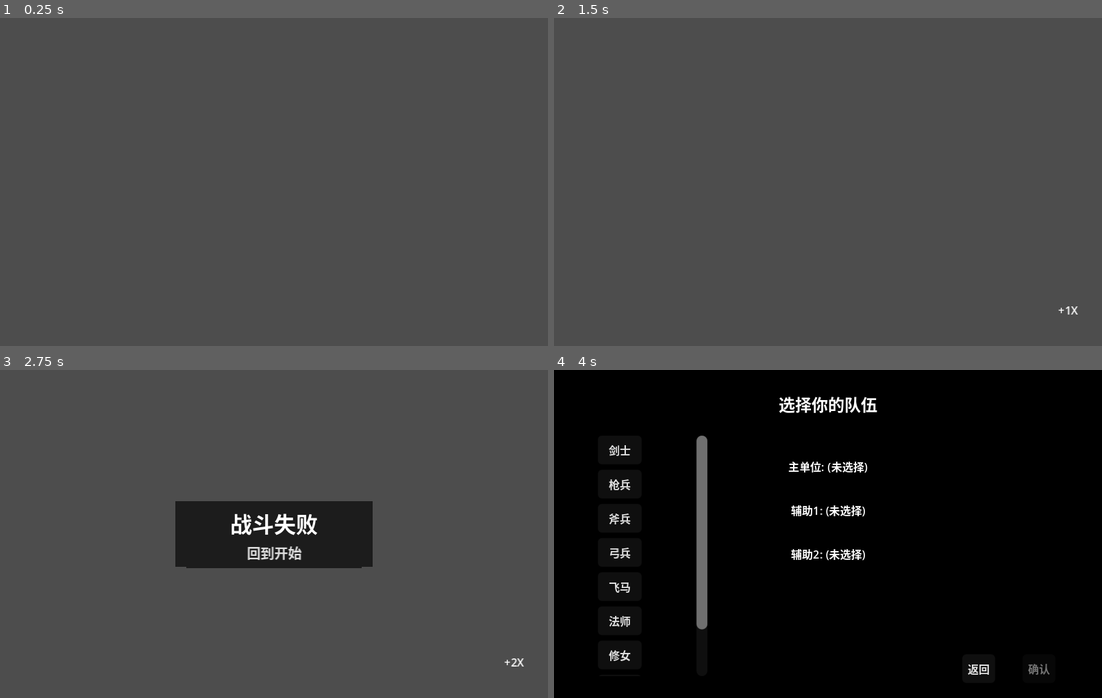
Above: before the commit, frames 1-4 (two rows, left to right).
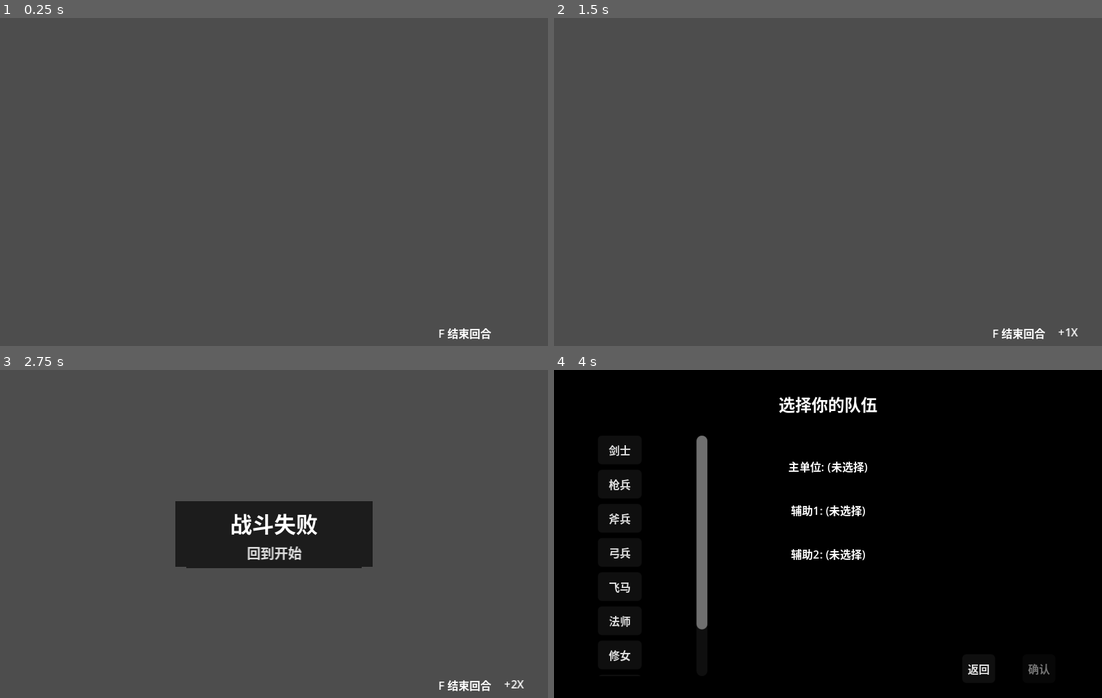
Above: after the commit, the same moments.

Repository: ZhuXilin/Dev_Project_260730
Game: Godot game, scene res://content/scenes/levels/Battlefield.tscn
Two runs of this game, one before a commit and one after it. Both use one fixed random seed, a clock stepped at 60 frames per second and the inputs below. This scene is started directly instead of the project's main scene. Sound files missing from this copy of the repository are replaced by a short silence.
Inputs (mouse positions are in pixels of both pictures, inside the frame that each line leads up to):
- Up to frame 1 (0.25 s): no input
- Up to frame 2 (1.5 s): tap Enter at 0.5 s; move the mouse to (948, 165) at 0.52 s; hold Up 0.53-1.25 s; tap F at 0.6 s; click (948, 165) at 0.67 s; tap 8 at 0.8 s; tap Space at 1.25 s; drag from (718, 198) to (800, 247) at 1.27 s
- Up to frame 3 (2.75 s): tap Enter at 2 s; move the mouse to (328, 461) at 2.02 s; hold Up from 2.03 s (still down); tap 0 at 2.1 s; tap F at 2.3 s
- Up to frame 4 (4 s): release Up at 2.75 s; click "回到开始" at 2.75 s; click "开始游戏" at 3.5 s

The runs differ from the first frame. In frame 1, 0.2% of the frame differs, in the area x 80-90%, y 94-98%; in frame 2, 0.2%; in frame 3, 0.3%, in the area x 80-96%, y 87-98%; in frame 4, less than 0.1%.
Error before the commit: Invalid access to property or key 'unit_configs' on a base object of type 'Resource (MapData)'. (res://function/script/Battlefield.gd:650)
Error after the commit: Invalid access to property or key 'unit_configs' on a base object of type 'Resource (MapData)'. (res://function/script/Battlefield.gd:657)

Commit message:
Edit end turn hot key function

Diff:
--- a/content/scenes/levels/Battlefield.tscn
+++ b/content/scenes/levels/Battlefield.tscn
@@ -63,9 +63,8 @@
 anchor_right = 1.0
 anchor_bottom = 1.0
 offset_left = 368.0
-offset_top = 208.0
+offset_top = 224.0
 offset_right = -16.0
-offset_bottom = -16.0
 theme_override_font_sizes/font_size = 8
 
 [node name="ActionMenu" type="CanvasLayer" parent="." unique_id=1162718456]
@@ -340,6 +339,17 @@
 theme_override_font_sizes/font_size = 8
 text = "回到主界面"
 
+[node name="EndTurnLayer" type="CanvasLayer" parent="." unique_id=723450893]
+layer = 20
+
+[node name="EndTurnButton" type="Label" parent="EndTurnLayer" unique_id=1136768032]
+offset_left = 320.0
+offset_top = 224.0
+offset_right = 352.0
+offset_bottom = 240.0
+theme_override_font_sizes/font_size = 8
+text = "结束"
+
 [node name="TurnLayer" type="CanvasLayer" parent="." unique_id=414127022]
 
 [node name="TurnRect" type="ColorRect" parent="TurnLayer" unique_id=1849213825]
--- a/content/scenes/maps/Level01.tscn
+++ b/content/scenes/maps/Level01.tscn
@@ -121,7 +121,7 @@
 metadata/_custom_type_script = "uid://cjvddjaj43chx"
 
 [node name="SpawnPoint_2" type="Node2D" parent="." unique_id=648614962]
-position = Vector2(303, 144)
+position = Vector2(304, 144)
 script = ExtResource("2_660gu")
 placement_mode = 1
 spawn_index = 2
--- a/function/script/Battlefield.gd
+++ b/function/script/Battlefield.gd
@@ -41,6 +41,7 @@
 @onready var item_list_panel : PanelContainer = $SettingLayer/ItemListPanel
 @onready var item_list_container : VBoxContainer = $SettingLayer/ItemListPanel/ItemListContainer
 @onready var item_action_panel : CanvasLayer = $ItemActionPanel
+@onready var end_turn_button: Label = $EndTurnLayer/EndTurnButton
 
 # ---- 常量 ----
 const CELL_SIZE : int = 16
@@ -118,6 +119,11 @@
 	setting_btn.pressed.connect(_on_setting_btn_pressed)
 	equip_btn.pressed.connect(_on_equip_btn_pressed)
 	item_list_btn.pressed.connect(_on_item_list_btn_pressed)
+	setting_end_turn_btn.pressed.connect(_end_player_turn)
+
+	if end_turn_button:
+		end_turn_button.text = "F 结束回合"
+		end_turn_button.visible = not is_non_combat_mode
 
 	if _initialized:
 		return
@@ -250,6 +256,7 @@
 	print("=== 准备启动玩家回合 ===")
 	TurnManager.start_turn(0)
 	print("=== TurnManager.start_turn(0) 调用完成 ===")
+	_update_end_turn_button_visibility()
 
 func _exit_tree():
 	Input.mouse_mode = Input.MOUSE_MODE_VISIBLE
@@ -717,7 +724,6 @@
 	move_btn.pressed.connect(_on_move_btn_pressed)
 	attack_btn.pressed.connect(_on_attack_btn_pressed)
 	wait_btn.pressed.connect(_on_wait_btn_pressed)
-	setting_end_turn_btn.pressed.connect(_on_setting_end_turn_pressed)
 
 	SignalBus.request_highlight.connect(_on_highlight_request)
 	SignalBus.request_clear_highlight.connect(highlight_manager.clear_highlight)
@@ -922,7 +928,7 @@
 		else:
 			MusicManager.play_defeat_music()
 			label_text = "战斗失败"
-			button_text = "重新选择队伍"
+			button_text = "重启旅程"
 			callback = Callable(self, "_on_map_defeat_gameover")
 
 		# ---- 显示胜利/失败面板 ----
@@ -1103,15 +1109,6 @@
 					UnitManager.unregister_unit(enemy)
 					enemy.queue_free()
 				TurnManager.check_victory()
-				return
-			elif event.keycode == KEY_8 or event.keycode == KEY_KP_8:
-				print("调试：所有己方单位执行待机")
-				var allies = []
-				for unit in UnitManager.unit_list:
-					if unit.unit_stats.team_id == 0 and unit.hit_points > 0:
-						allies.append(unit)
-				for ally in allies:
-					TurnManager.finish_unit_action(ally)
 				return
 			elif event.keycode == KEY_9 or event.keycode == KEY_KP_9:
 				print("调试：杀死所有我方单位")
@@ -1149,6 +1146,12 @@
 		return
 	if TurnManager.all_acted:
 		return
+
+	# ---- 处理结束回合按键 F ----
+	if event is InputEventKey and event.pressed and event.keycode == KEY_F:
+		if TurnManager.current_turn_team == 0 and not Globals.is_fading and not is_non_combat_mode:
+			_end_player_turn()
+			return
 
 	if event is InputEventKey and event.pressed:
 		if event.keycode == KEY_1:
@@ -1426,34 +1429,14 @@
 
 func _on_request_show_setting():
 	setting_panel.visible = true
+	_update_end_turn_button_visibility()
 
 func _on_request_hide_setting():
 	setting_panel.visible = false
 	team_view_panel.visible = false
 	item_list_panel.visible = false
 	setting_menu_panel.visible = false
-
-func _on_setting_end_turn_pressed():
-	SignalBus.request_hide_info.emit()
-	SignalBus.request_hide_setting.emit()
-
-	var allies = []
-	for unit in UnitManager.unit_list:
-		if unit.unit_stats.team_id == 0 and unit.hit_points > 0:
-			allies.append(unit)
-
-	for ally in allies:
-		ally.can_act_this_turn = false
-		ally.set_gray(true)
-
-	InputManager.selected_unit = null
-	InputManager.interaction_phase = "idle"
-	InputManager.current_highlight_cells = {}
-	InputManager.attackable_targets = []
-	SignalBus.request_hide_menu.emit()
-	SignalBus.request_clear_highlight.emit()
-
-	TurnManager.start_turn(1)
+	_update_end_turn_button_visibility()
 
 func _on_team_view_btn_pressed():
 	if setting_menu_panel.visible:
@@ -1865,7 +1848,7 @@
 
 # ===================== 非战斗模式 =====================
 func _setup_non_combat_mode():
-	print("进入非战斗模式：", Globals.current_map_data.map_name)
+	print("进入非战斗模式：", Globals.current_map_data.map_name if Globals.current_map_data else "未知地图")
 	is_non_combat_mode = true
 
 	# ---- 隐藏战斗相关UI ----
@@ -1881,12 +1864,34 @@
 		equip_btn.disabled = true
 	if setting_panel:
 		setting_panel.visible = false
+	if end_turn_button:
+		end_turn_button.visible = false
 
 	# ---- 禁用回合系统 ----
 	TurnManager.is_game_over = true   # 阻止战斗逻辑运行
 
-	# ---- 添加“返回地图”按钮 ----
-	_add_non_combat_back_button()
+	# ---- 添加“返回地图”按钮（预设UI方式） ----
+	# 如果场景中已有返回按钮，显示它；否则动态创建
+	if non_combat_back_button:
+		non_combat_back_button.visible = true
+	else:
+		_add_non_combat_back_button()
+
+	# ---- 触发地图开始事件（如果有） ----
+	if _battle_start_event_id != "":
+		print("检测到非战斗地图事件：", _battle_start_event_id)
+		var music = MusicManager.config.battle_start_dialogue_music if MusicManager.config else null
+		if EventManager and EventManager.has_event(_battle_start_event_id):
+			await EventManager.trigger_event(_battle_start_event_id, null, music)
+		else:
+			if DialogueManager.has_dialogue(_battle_start_event_id):
+				DialogueManager.start_dialogue(_battle_start_event_id, music)
+				await DialogueManager.dialogue_finished
+			else:
+				print("警告：非战斗地图事件/对话不存在: ", _battle_start_event_id)
+		print("非战斗地图事件结束")
+
+	print("非战斗模式设置完成，等待玩家交互")
 
 func _add_non_combat_back_button():
 	if non_combat_back_button:
@@ -1904,11 +1909,12 @@
 
 func _on_non_combat_complete():
 	print("非战斗节点完成，返回地图")
-	# 清理按钮
+	# 隐藏返回按钮
 	if non_combat_back_button:
-		non_combat_back_button.queue_free()
-		non_combat_back_button = null
+		non_combat_back_button.visible = false
 	is_non_combat_mode = false
+	# 恢复回合系统
+	TurnManager.is_game_over = false
 	# 发出战斗完成信号（标记节点完成）
 	SignalBus.battle_completed.emit(0)
 	get_tree().change_scene_to_file("res://content/scenes/ui/MapScene.tscn")
@@ -1947,3 +1953,44 @@
 		grid.append(row)
 	TerrainManager.terrain_grid = grid
 	print("生成默认平地地形，尺寸：", map_size)
+
+func _update_end_turn_button_visibility():
+	if not end_turn_button:
+		return
+	var should_hide = is_non_combat_mode or (setting_panel and setting_panel.visible)
+	end_turn_button.visible = not should_hide
+
+func _end_player_turn():
+	# ---- 检查条件 ----
+	if TurnManager.current_turn_team != 0:
+		print("当前不是玩家回合，无法结束")
+		return
+	if Globals.is_transitioning or Globals.is_fading:
+		print("正在过渡中，无法结束回合")
+		return
+	if is_non_combat_mode:
+		print("非战斗模式，无法结束回合")
+		return
+
+	# ---- 隐藏所有菜单和信息 ----
+	SignalBus.request_hide_info.emit()
+	SignalBus.request_hide_setting.emit()
+	SignalBus.request_hide_menu.emit()
+	SignalBus.request_clear_highlight.emit()
+
+	# ---- 将所有己方单位标记为已行动 ----
+	var allies = []
+	for unit in UnitManager.unit_list:
+		if unit.unit_stats.team_id == 0 and unit.hit_points > 0:
+			allies.append(unit)
+	for ally in allies:
+		ally.can_act_this_turn = false
+		ally.set_gray(true)
+
+	InputManager.selected_unit = null
+	InputManager.interaction_phase = "idle"
+	InputManager.current_highlight_cells = {}
+	InputManager.attackable_targets = []
+
+	print("玩家回合强制结束，切换到敌方回合")
+	TurnManager.start_turn(1)
